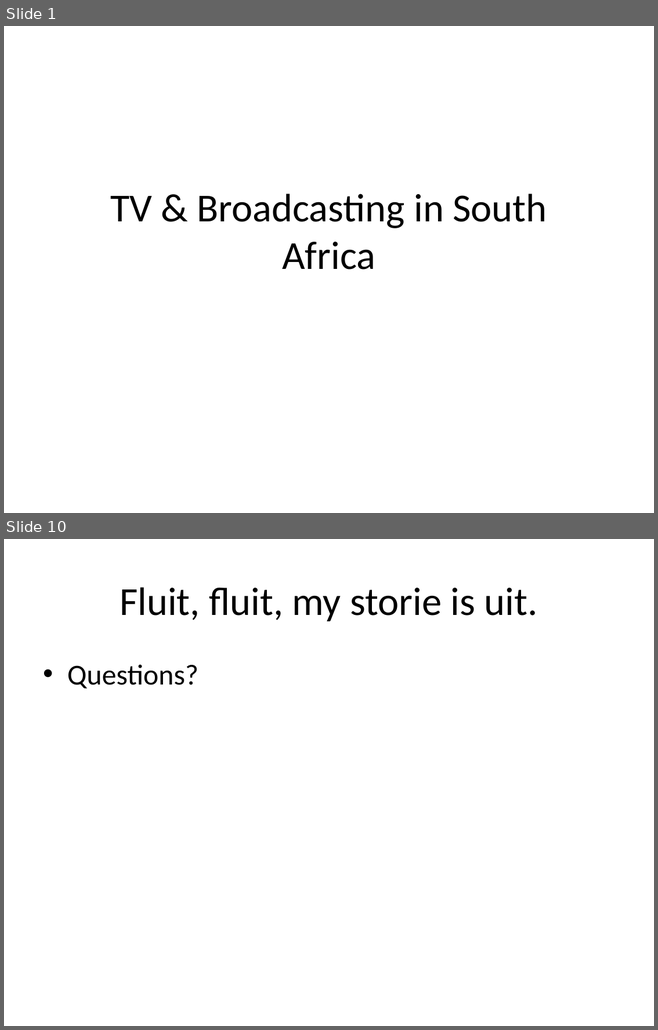
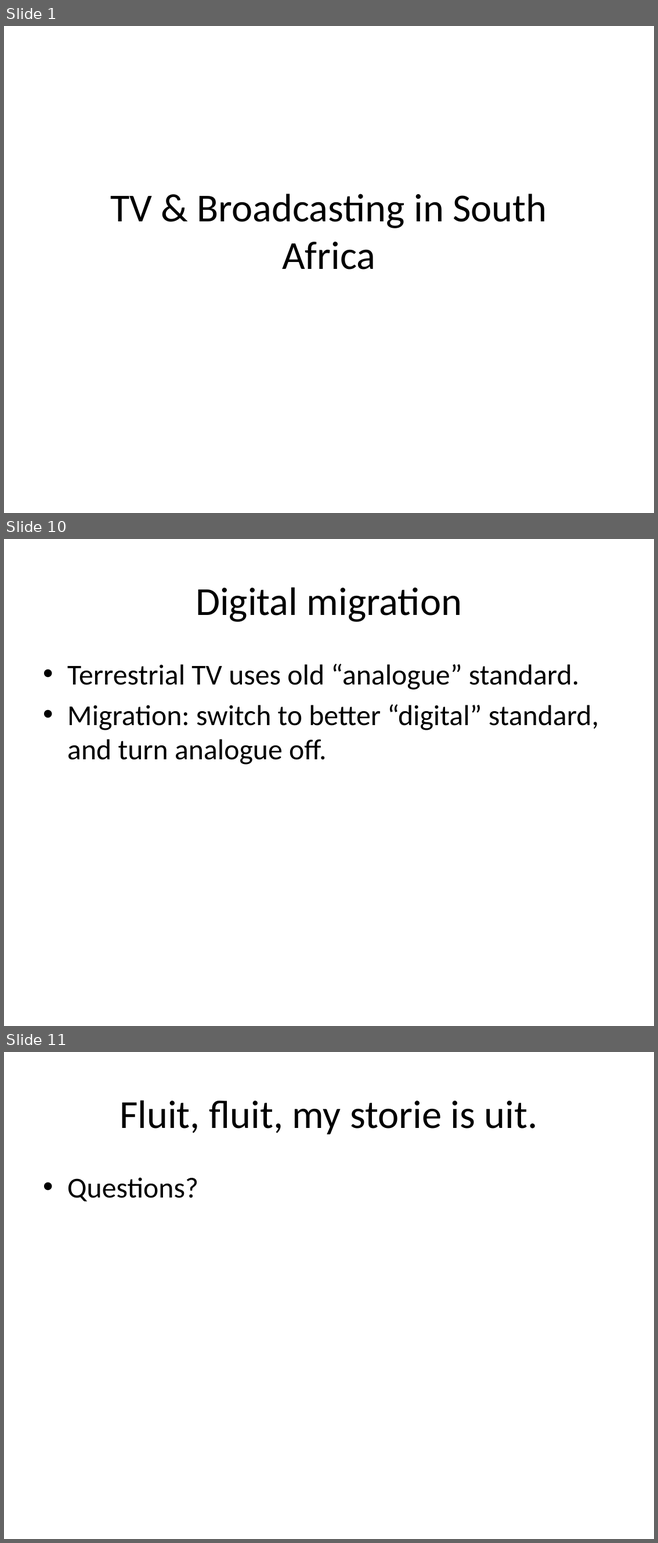
Before and after one commit to sigstart/sigstart.github.io, a slide deck: tv-broadcasting/TV broadcasting presentation outline.pptx. Shown one above the other, each under a label of ours: slides 1 and 10 before the commit, slides 1, 10 and 11 after it; the slides between them are not shown. The pictures are 658x1030 and 658x1543 pixels, drawn with LibreOffice and Linux fonts; fonts in the diff are those of the drawing. Boxes give left, top, right and bottom in pixels: in the first picture for what was removed or moved away, otherwise in the second. Text is boxed around its words. In the diff, an @@ line names an element or a change of style, - is before the commit and + after.

```diff
--- a/tv-broadcasting/TV broadcasting presentation outline.pptx
+++ b/tv-broadcasting/TV broadcasting presentation outline.pptx
@@ slide 10 added at (4, 539, 654, 1026), background #FFFFFF @@
@@ title added at (195, 587, 462, 622), 44 pt, text #000000 @@
+Digital migration
@@ text added at (67, 664, 598, 765), 32 pt, text #000000 @@
+• Terrestrial TV uses old “analogue” standard.
+• Migration: switch to better “digital” standard, and turn analogue off.
@@ what was slide 10 is now slide 11 @@
```
Also in this commit, not shown: 6 slides changed, 2 other slides added, 1 slide removed, 1 other file.
